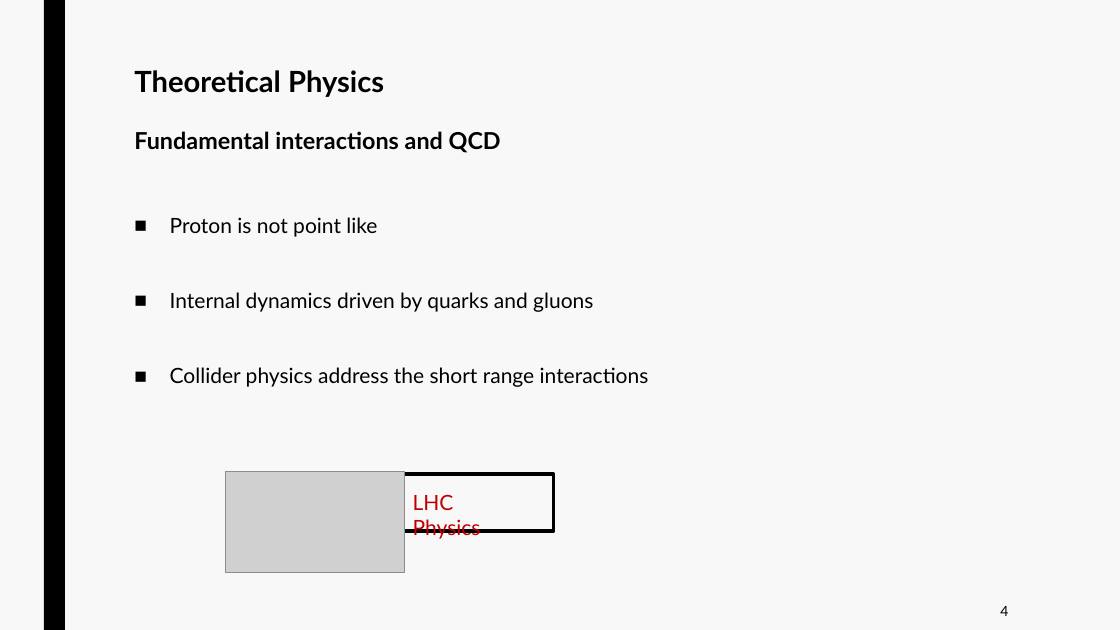
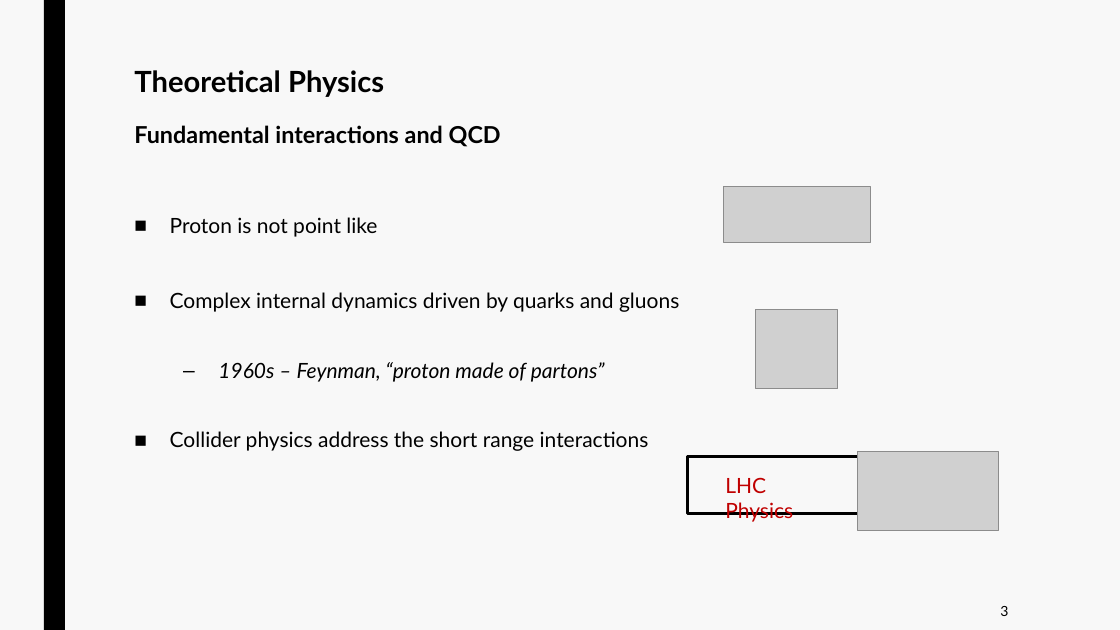
Before and after one commit to jurtasun/presentations, a slide deck: slide 4 of 202306_CRG_Postdoc/230623_GRG_Postdoc.ppt. Drawn at 1120x630 pixels with LibreOffice and Linux fonts; fonts in the diff are those of the drawing; grey boxes stand for pictures. Boxes give left, top, right and bottom in pixels: in the first picture for what was removed or moved away, otherwise in the second. Text is boxed around its words. In the diff, an @@ line names an element or a change of style, - is before the commit and + after.

```diff
--- a/202306_CRG_Postdoc/230623_GRG_Postdoc.ppt
+++ b/202306_CRG_Postdoc/230623_GRG_Postdoc.ppt
@@ picture added at box(723, 187, 870, 242) @@
@@ text at box(170, 292, 679, 382): text changed @@
-■ Internal dynamics driven by quarks and gluons
+■ Complex internal dynamics driven by quarks and gluons
+  – 1960s – Feynman, “proton made of partons”
@@ picture added at box(756, 310, 839, 389) @@
@@ rectangle: place and size @@
-rectangle at box(375, 474, 554, 531)
+rectangle at box(687, 456, 866, 513)
@@ text "LHC Physics": place and size @@
-text "LHC Physics" at box(413, 494, 481, 539)
+text "LHC Physics" at box(725, 477, 793, 522)
@@ picture: place and size @@
-picture at box(226, 472, 405, 573)
+picture at box(858, 451, 998, 530)
@@ text at box(1000, 606, 1008, 616): text changed @@
-4
+3
```
Also in this commit, not shown: 4 other slides changed, 2 slides removed, 2 other files.
